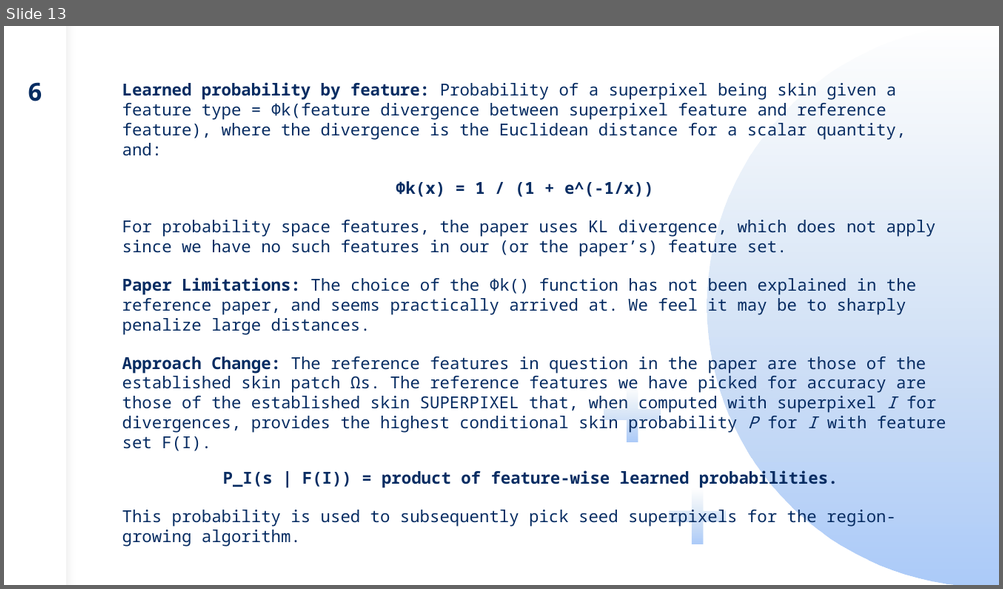
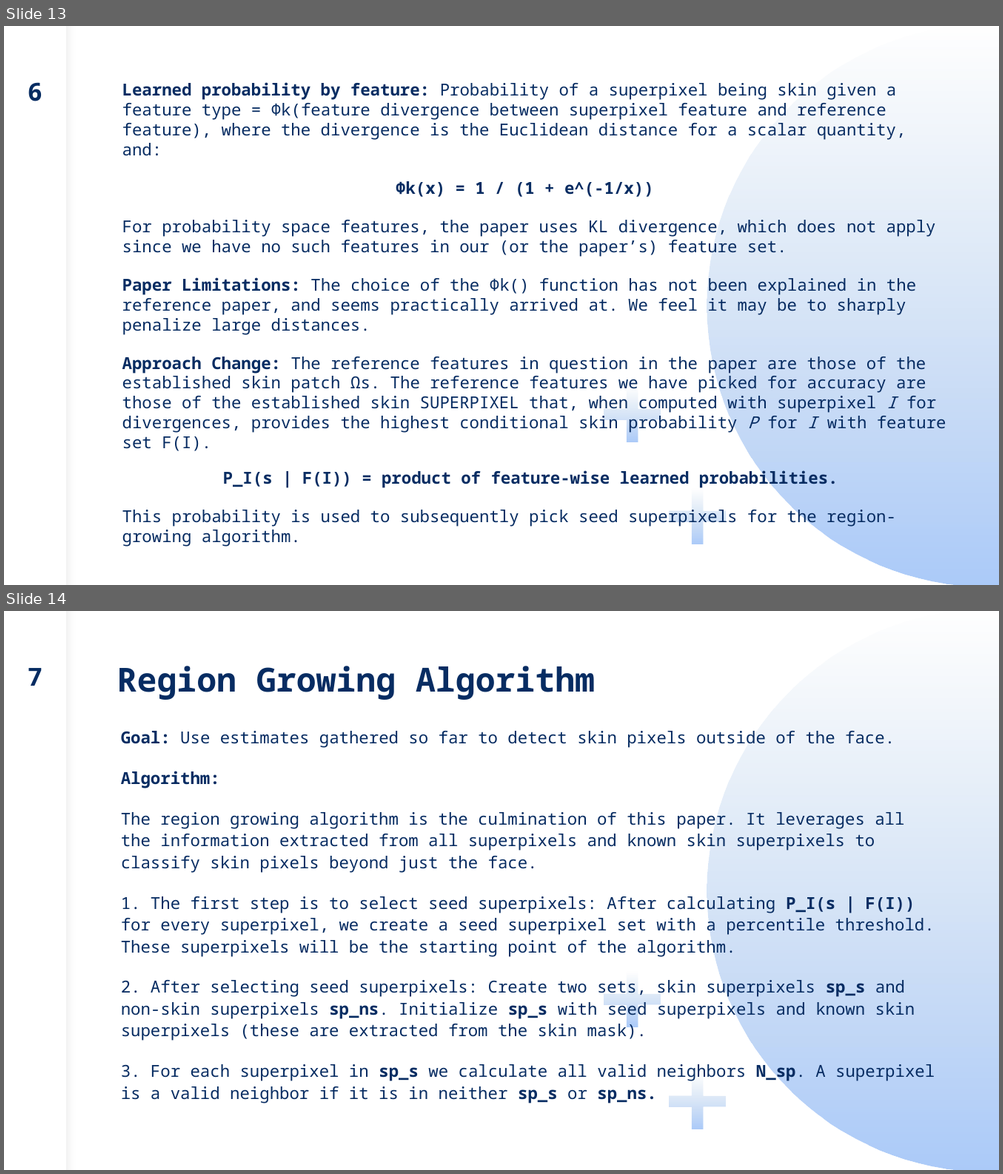
Before and after one commit to icingtea/skin_detection, a slide deck: presentation.pptx. Shown one above the other, each under a label of ours: slide 13 before the commit, slides 13 and 14 after it. The pictures are 1003x589 and 1003x1174 pixels, drawn with LibreOffice and Linux fonts; fonts in the diff are those of the drawing. Boxes give left, top, right and bottom in pixels: in the first picture for what was removed or moved away, otherwise in the second. Text is boxed around its words. In the diff, an @@ line names an element or a change of style, - is before the commit and + after.

Commit message:
feat: algorithm slide deck

```diff
--- a/presentation.pptx
+++ b/presentation.pptx
@@ slide 14 added at (x1=4, y1=611, x2=999, y2=1170), background #FFFFFF; not listed: 4 template elements that a slide beside it also shows @@
@@ text added at (x1=28, y1=668, x2=42, y2=686), 24 pt, text #072C62, bold @@
+7
@@ title added at (x1=117, y1=666, x2=595, y2=700), 32 pt, text #072C62, bold @@
+Region Growing Algorithm
@@ text added at (x1=121, y1=731, x2=934, y2=1103), 16 pt, text #072C62 @@
+Goal: Use estimates gathered so far to detect skin pixels outside of the face.
+Algorithm:
+The region growing algorithm is the culmination of this paper. It leverages all the information extracted from all superpixels and known skin superpixels to classify skin pixels beyond just the face.
+1. The first step is to select seed superpixels: After calculating P_I(s | F(I)) for every superpixel, we create a seed superpixel set with a percentile threshold. These superpixels will be the starting point of the algorithm.
+2. After selecting seed superpixels: Create two sets, skin superpixels sp_s and non-skin superpixels sp_ns. Initialize sp_s with seed superpixels and known skin superpixels (these are extracted from the skin mask).
+3. For each superpixel in sp_s we calculate all valid neighbors N_sp. A superpixel is a valid neighbor if it is in neither sp_s or sp_ns.
```
Also in this commit, not shown: 1 slide changed, 2 other slides added.
